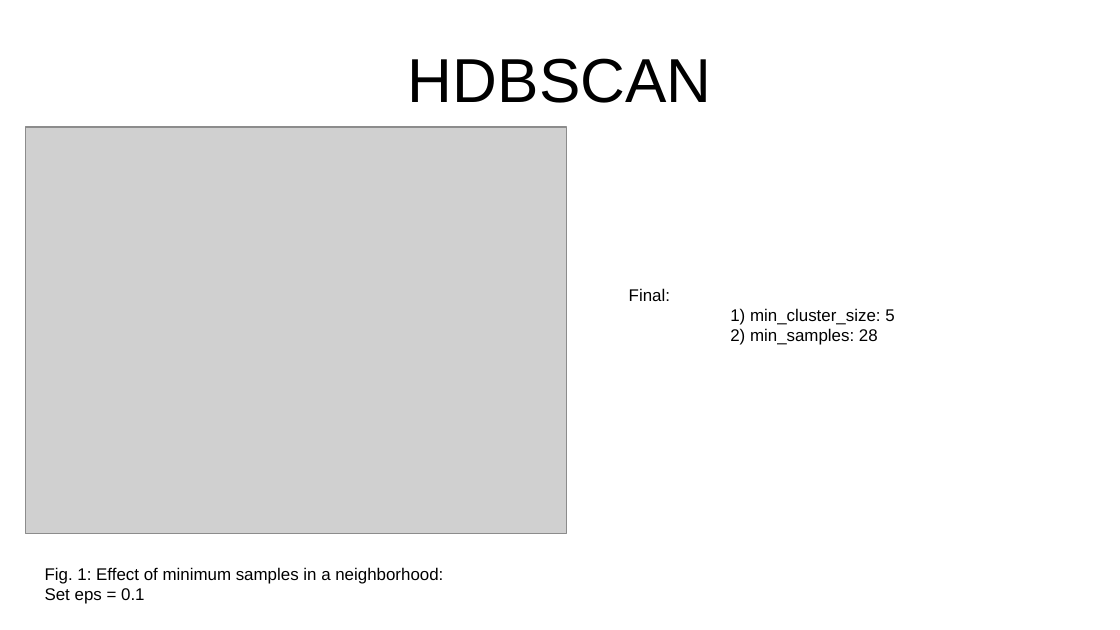
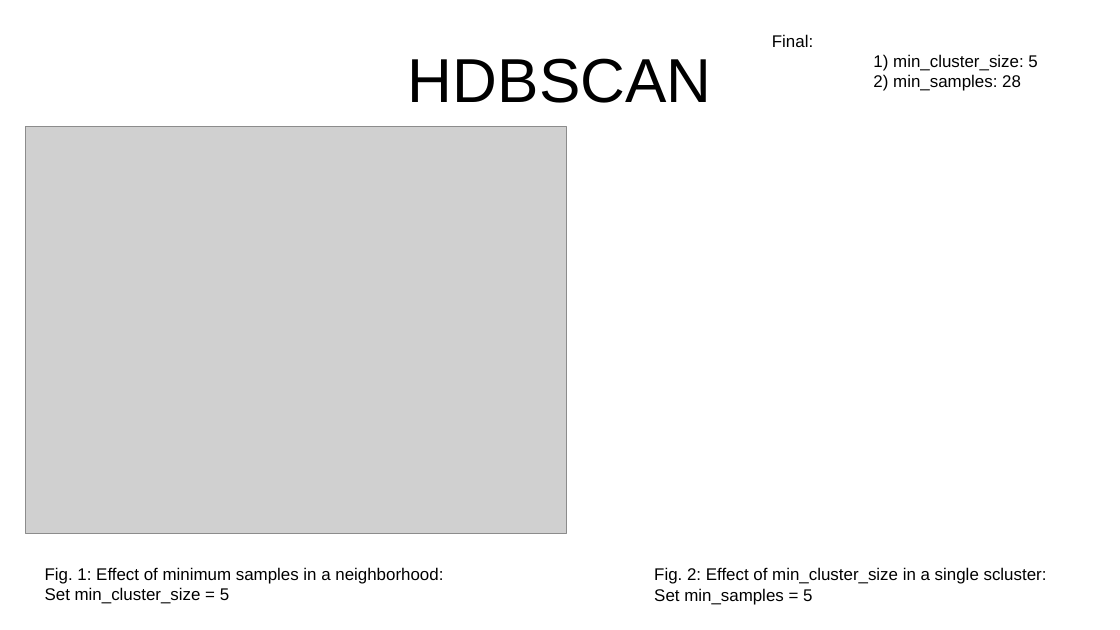
Before and after one commit to anabenitoterreros/TEPaat, a slide deck: slide 5 of reports/results_summary.pptx. Drawn at 1120x630 pixels with LibreOffice and Linux fonts; fonts in the diff are those of the drawing; grey boxes stand for pictures. Boxes give left, top, right and bottom in pixels: in the first picture for what was removed or moved away, otherwise in the second. Text is boxed around its words. In the diff, an @@ line names an element or a change of style, - is before the commit and + after.

```diff
--- a/reports/results_summary.pptx
+++ b/reports/results_summary.pptx
@@ text "Final:": place and size @@
-text "Final:" at [629, 288, 894, 345]
+text "Final:" at [772, 34, 1037, 91]
@@ text added at [654, 567, 1047, 605], 12 pt, text #000000 @@
+Fig. 2: Effect of min_cluster_size in a single scluster:
+Set min_samples = 5
@@ text at [45, 587, 229, 604]: text changed @@
-Set eps = 0.1
+Set min_cluster_size = 5
```
Also in this commit, not shown: 4 other slides changed, 10 slides added, 1 slide removed, 14 other files.
